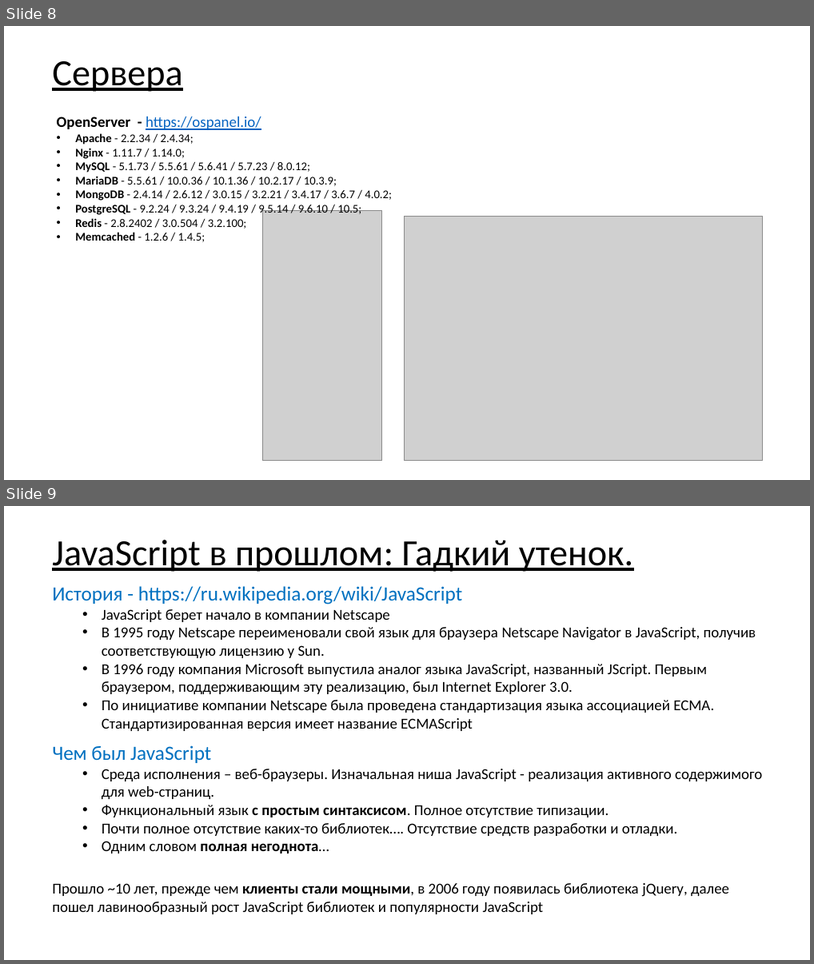
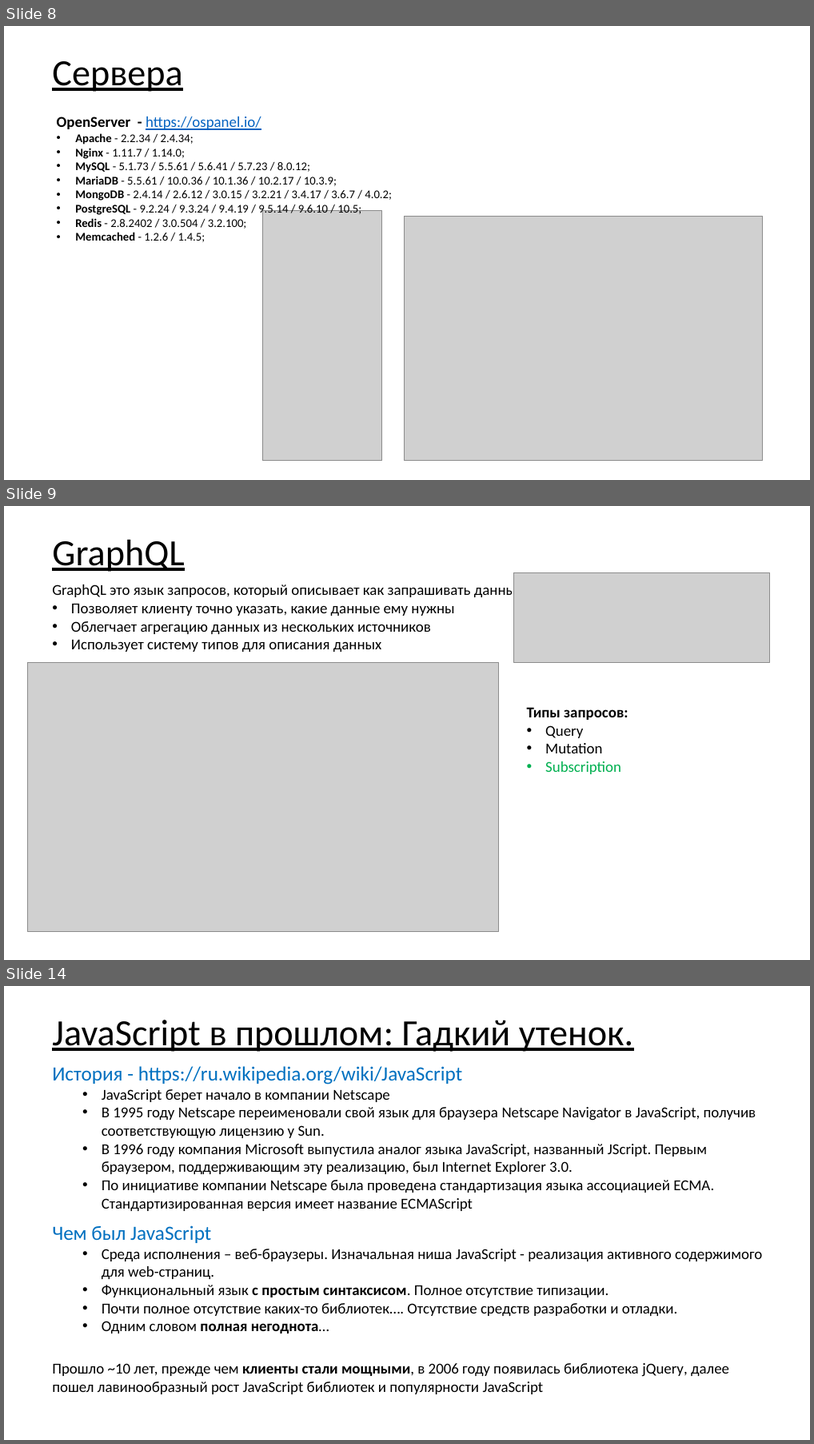
Before and after one commit to asbeseda/graphql-demo, a slide deck: graphql-spring-node.pptx. Shown one above the other, each under a label of ours: slides 8 and 9 before the commit, slides 8, 9 and 14 after it; the slides between them are not shown. The pictures are 814x964 and 814x1444 pixels, drawn with LibreOffice and Linux fonts; fonts in the diff are those of the drawing; grey boxes stand for pictures. Boxes give left, top, right and bottom in pixels: in the first picture for what was removed or moved away, otherwise in the second. Text is boxed around its words. In the diff, an @@ line names an element or a change of style, - is before the commit and + after.

```diff
--- a/graphql-spring-node.pptx
+++ b/graphql-spring-node.pptx
@@ slide 9 added at (4,506,810,960), background #FFFFFF @@
@@ title added at (52,540,184,572), 44 pt, text #000000, underline @@
+GraphQL
@@ picture added at (514,572,770,662) @@
@@ text added at (52,583,528,652), 18 pt, text #000000 @@
+  GraphQL это язык запросов, который описывает как запрашивать данные:
+• Позволяет клиенту точно указать, какие данные ему нужны
+• Облегчает агрегацию данных из нескольких источников
+• Использует систему типов для описания данных
@@ picture added at (27,662,499,931) @@
@@ text added at (527,707,628,774), 18 pt, text #000000 @@
+Типы запросов:
+• Query
+• Mutation
+• Subscription
@@ what was slide 9 is now slide 14 @@
```
Also in this commit, not shown: 3 slides changed, 4 other slides added, 30 other files.
